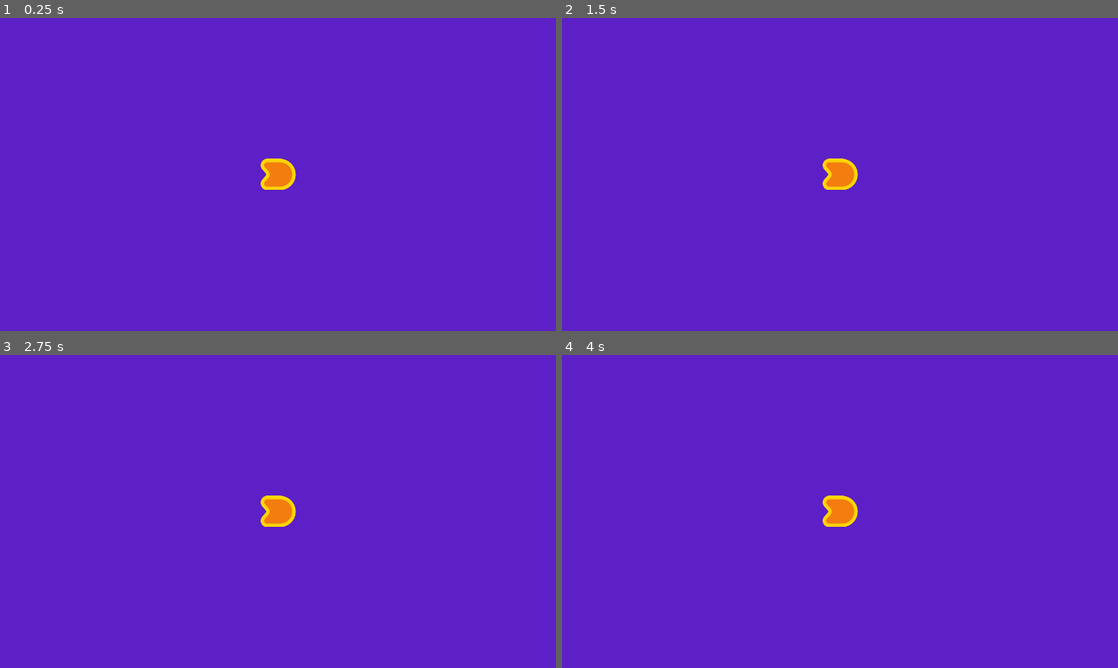
Above: before the commit, frames 1-4 (two rows, left to right).
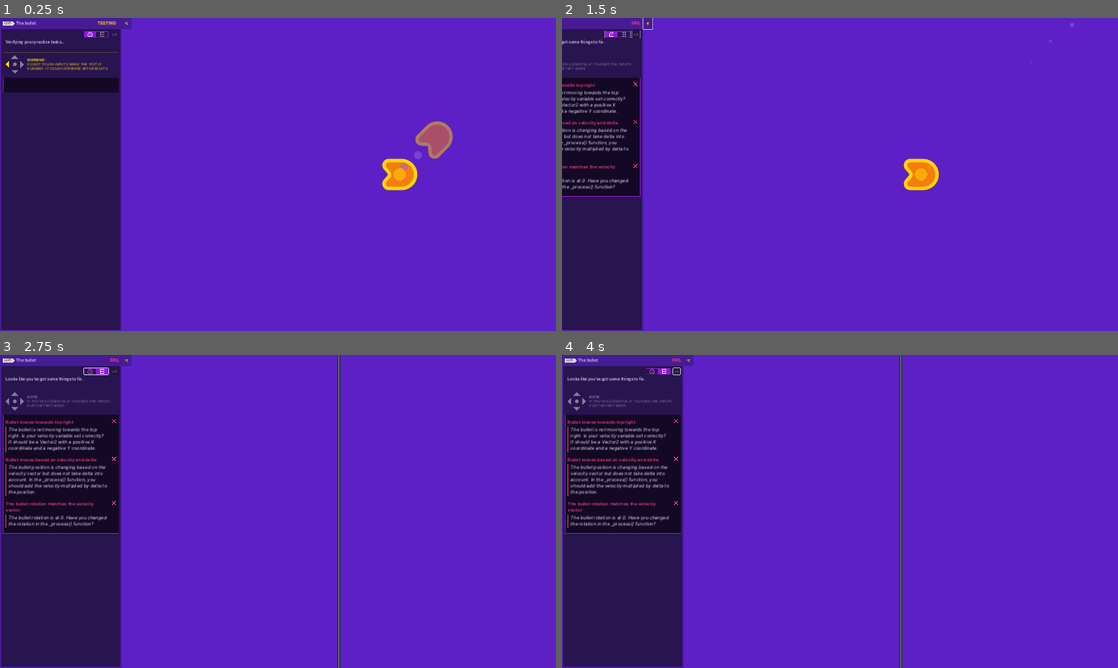
Above: after the commit, the same moments.

Repository: t1ff4nyc/2d-GameDev-Course
Game: Godot game, scene res://practices/L2.P1.bullet/bullet.tscn
The game is run twice, just before and just after one commit, with the same random seed, the same clock (stepped at 60 frames per second) and the same inputs. The project has no main scene, so this scene is started directly.
Inputs (mouse positions are in pixels of both pictures, inside the frame that each line leads up to):
- Up to frame 1 (0.25 s): no input
- Up to frame 2 (1.5 s): click (689, 24) at 0.52 s; hold Right (move_right, bound only after the commit) from 1.28 s (still down); tap Space (boost, bound only after the commit) at 1.35 s
- Up to frame 3 (2.75 s): release Right (move_right, bound only after the commit) at 2 s; click (94, 370) at 2.02 s
- Up to frame 4 (4 s): tap Enter at 2.75 s; hold Down (move_down, bound only after the commit) 2.78-3.53 s; tap Space (boost, bound only after the commit) at 2.85, 3.5, 3.6 s; hold Right (move_right, bound only after the commit) from 3.53 s (still down)

The runs differ from the first frame. In frame 1, 24% of the frame differs, in the area x 0-82%, y 0-100%; in frame 2, 16%; in frame 3, 23%; in frame 4, 23%.

Commit message:
L4 completed
none of the practices from L2, 3 or 4 were done

Diff:
--- a/04.to_space_and_beyond_workbook/practices/L2.P1.bullet/bullet.tscn
+++ b/04.to_space_and_beyond_workbook/practices/L2.P1.bullet/bullet.tscn
@@ -1,9 +1,9 @@
-[gd_scene load_steps=8 format=3]
+[gd_scene load_steps=8 format=3 uid="uid://djfvkiulhgjjj"]
 
-[ext_resource type="Texture2D" path="res://assets/practice_assets/shape_ship.png" id="1_rwnj6"]
+[ext_resource type="Texture2D" uid="uid://d1xp2mgpkkc42" path="res://assets/practice_assets/shape_ship.png" id="1_rwnj6"]
 [ext_resource type="Script" path="res://practices/L2.P1.bullet/bullet.gd" id="2_371po"]
-[ext_resource type="Texture2D" path="res://assets/practice_assets/ellipse_white.png" id="3_q7var"]
-[ext_resource type="Texture2D" path="res://assets/practice_assets/ellipse_yellow.png" id="4_7gjbg"]
+[ext_resource type="Texture2D" uid="uid://bkueifls7csiy" path="res://assets/practice_assets/ellipse_white.png" id="3_q7var"]
+[ext_resource type="Texture2D" uid="uid://ci5b253al1tus" path="res://assets/practice_assets/ellipse_yellow.png" id="4_7gjbg"]
 
 [sub_resource type="Curve" id="Curve_awpf5"]
 _data = [Vector2(0, 0.663194), 0.0, 0.0, 0, 0, Vector2(1, 0), -0.0319997, 0.0, 0, 0]
--- a/04.to_space_and_beyond_workbook/project.godot
+++ b/04.to_space_and_beyond_workbook/project.godot
@@ -1,10 +1,23 @@
+; Engine configuration file.
+; It's best edited using the editor UI and not directly,
+; since the parameters that go here are not all obvious.
+;
+; Format:
+;   [section] ; section goes between []
+;   param=value ; assign values to parameters
+
 config_version=5
 
 [application]
 
 config/name="M4. To Space and Beyond (Workbook)"
+run/main_scene="res://ship.tscn"
 config/features=PackedStringArray("4.2", "Forward Plus")
 config/icon="res://assets/ship.png"
+
+[autoload]
+
+Tester="*res://addons/gdquest_practice_framework/tester/ui_test_panel.tscn"
 
 [display]
 
@@ -15,6 +28,38 @@
 window/size/window_height_override=648
 window/stretch/mode="canvas_items"
 
+[editor_plugins]
+
+enabled=PackedStringArray("res://addons/gdquest_practice_framework/plugin.cfg")
+
+[input]
+
+move_left={
+"deadzone": 0.5,
+"events": [Object(InputEventKey,"resource_local_to_scene":false,"resource_name":"","device":-1,"window_id":0,"alt_pressed":false,"shift_pressed":false,"ctrl_pressed":false,"meta_pressed":false,"pressed":false,"keycode":0,"physical_keycode":4194319,"key_label":0,"unicode":0,"echo":false,"script":null)
+]
+}
+move_right={
+"deadzone": 0.5,
+"events": [Object(InputEventKey,"resource_local_to_scene":false,"resource_name":"","device":-1,"window_id":0,"alt_pressed":false,"shift_pressed":false,"ctrl_pressed":false,"meta_pressed":false,"pressed":false,"keycode":0,"physical_keycode":4194321,"key_label":0,"unicode":0,"echo":false,"script":null)
+]
+}
+move_up={
+"deadzone": 0.5,
+"events": [Object(InputEventKey,"resource_local_to_scene":false,"resource_name":"","device":-1,"window_id":0,"alt_pressed":false,"shift_pressed":false,"ctrl_pressed":false,"meta_pressed":false,"pressed":false,"keycode":0,"physical_keycode":4194320,"key_label":0,"unicode":0,"echo":false,"script":null)
+]
+}
+move_down={
+"deadzone": 0.5,
+"events": [Object(InputEventKey,"resource_local_to_scene":false,"resource_name":"","device":-1,"window_id":0,"alt_pressed":false,"shift_pressed":false,"ctrl_pressed":false,"meta_pressed":false,"pressed":false,"keycode":0,"physical_keycode":4194322,"key_label":0,"unicode":0,"echo":false,"script":null)
+]
+}
+boost={
+"deadzone": 0.5,
+"events": [Object(InputEventKey,"resource_local_to_scene":false,"resource_name":"","device":-1,"window_id":0,"alt_pressed":false,"shift_pressed":false,"ctrl_pressed":false,"meta_pressed":false,"pressed":false,"keycode":0,"physical_keycode":32,"key_label":0,"unicode":32,"echo":false,"script":null)
+]
+}
+
 [rendering]
 
 renderer/rendering_method="gl_compatibility"
--- /dev/null
+++ b/04.to_space_and_beyond_workbook/ship.gd
@@ -0,0 +1,21 @@
+extends Sprite2D
+
+var max_speed := 600.0
+var velocity := Vector2(0, 0)
+
+
+func _process(delta: float) -> void:
+	var direction := Vector2(0, 0)
+	direction.x = Input.get_axis("move_left", "move_right")
+	direction.y = Input.get_axis("move_up", "move_down")
+
+	# If we don't do this and the player moves diagonally, they will move 40%
+	# faster than normal.
+	if direction.length() > 1.0:
+		direction = direction.normalized()
+
+	velocity = direction * max_speed
+	position += velocity * delta
+
+	if direction.length() > 0.0:
+		rotation = velocity.angle()
